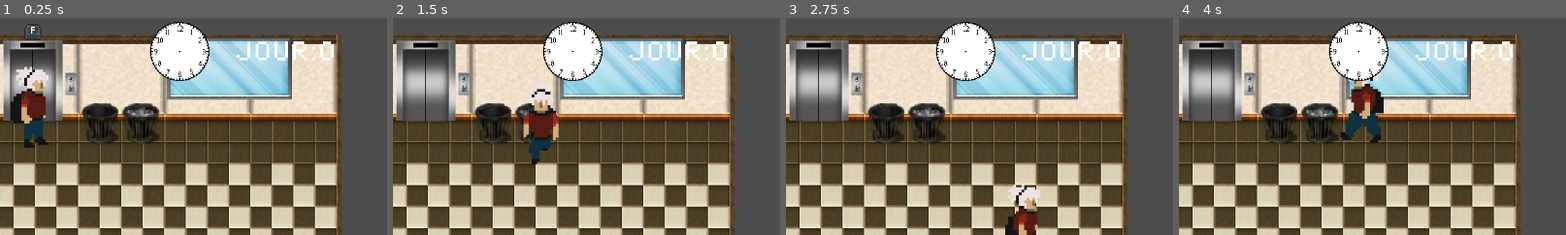
Above: before the commit, frames 1-4 (left to right).
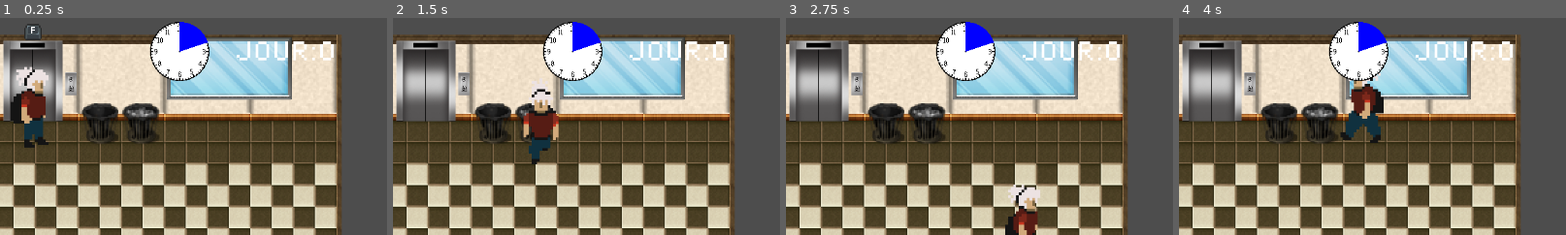
Above: after the commit, the same moments.

Repository: TOUQUI/Court-de-projet
Game: Godot game, scene res://Scene/SceneCorridorM.tscn
Two runs of this game, one before a commit and one after it. Both use one fixed random seed, a clock stepped at 60 frames per second and the inputs below.
Inputs (mouse positions are % of the whole screen's width and height, from its top left):
- Up to frame 1 (0.25 s): no input
- Up to frame 2 (1.5 s): tap Enter at 0.5 s; move the mouse to (72, 45) at 0.52 s; press the mouse at (72, 45) at 0.53 s; hold D (droite) 0.53-1.28 s; move the mouse to (30, 55) at 1.27 s; release the mouse at (30, 55) at 1.28 s; hold S (bas) from 1.28 s (still down); tap Shift (courire) at 1.35 s
- Up to frame 3 (2.75 s): move the mouse to (60, 28) at 2.02 s; release S (bas) at 2.03 s; hold D (droite) from 2.03 s (still down); hold F (interaction) from 2.03 s (still down)
- Up to frame 4 (4 s): move the mouse to (45, 70) at 2.77 s; release D (droite) at 2.78 s; release F (interaction) at 2.78 s; hold W (haut) 2.78-3.53 s; click (45, 70) at 2.85 s; move the mouse to (80, 65) at 3.52 s; hold A (gauche) from 3.53 s (still down); hold Shift (courire) from 3.53 s (still down)
The pictures show only the part of the screen within x 44-94%, y 0-50%; the shares and areas given below are measured in that part.

The runs differ from the first frame. In frame 1, 0.7% of the frame differs, in the area x 46-54%, y 1-16%; in frame 2, 0.7%; in frame 3, 0.7%; in frame 4, 0.7%.

Commit message:
Json
Ajout de la gestion d'un fichier Json.

Diff:
--- /dev/null
+++ b/LeJeu/LeJeu/Données/LesDonnées.json
@@ -0,0 +1,66 @@
+{
+	"Inventaire":{
+		"qtItem1": 0,
+		"qtItem2": 0,
+		"qtItem3": 0
+	},
+	"Mission":{
+		"1": {
+			"Titre": "Mission 1",
+			"Description": "Rendez vous au QG et parlez au png.",
+			"Etat": "Terminé"
+		},
+		"2": {
+			"Titre": "Mission 2",
+			"Description": "Rendez vous au QG et parlez au png.",
+			"Etat": "Terminé"
+		},
+		"3": {
+			"Titre": "Mission 3",
+			"Description": "Rendez vous au QG et parlez au png.",
+			"Etat": "Actuel"
+		},
+		"4": {
+			"Titre": "Mission 4",
+			"Description": "Rendez vous au QG et parlez au png.",
+			"Etat": "AFaire"
+		},
+		"5": {
+			"Titre": "Mission 5",
+			"Description": "Rendez vous au QG et parlez au png.",
+			"Etat": "AFaire"
+		},
+		"6": {
+			"Titre": "Mission 6",
+			"Description": "Rendez vous au QG et parlez au png.",
+			"Etat": "AFaire"
+		},
+		"7": {
+			"Titre": "Mission 7",
+			"Description": "Rendez vous au QG et parlez au png.",
+			"Etat": "AFaire"
+		},
+		"8": {
+			"Titre": "Mission 8",
+			"Description": "Rendez vous au QG et parlez au png.",
+			"Etat": "AFaire"
+		},
+		"9": {
+			"Titre": "Mission 9",
+			"Description": "Rendez vous au QG et parlez au png.",
+			"Etat": "AFaire"
+		},
+		"10": {
+			"Titre": "Mission 10",
+			"Description": "Rendez vous au QG et parlez au png.",
+			"Etat": "AFaire"
+		},
+	},
+	"DataSession":{
+		"nbJour": 0,
+		"argent": 100,
+		"temps": 20,
+		"emplacementJoueur": "QG",
+		"queteActuel": 3
+	}
+}
--- /dev/null
+++ b/LeJeu/LeJeu/Données/SingletonsDonnees.gd
@@ -0,0 +1,31 @@
+extends Node
+
+var dictionaireDesDonnees = {}
+var donneesChemain = "user://LesDonnées.json"
+var dossier
+var convertion
+
+func _ready():
+	dictionaireDesDonnees = ChargerJson(donneesChemain)
+
+func ChargerJson(chemain : String):
+	if FileAccess.file_exists(chemain):
+		dossier = FileAccess.open(chemain, FileAccess.READ)
+		convertion = JSON.parse_string(dossier.get_as_text())
+		if convertion is Dictionary:
+			dossier.close()
+			return convertion
+	else:
+		dossier = FileAccess.open("res://Données/LesDonnées.json", FileAccess.READ)
+		convertion = JSON.parse_string(dossier.get_as_text())
+		dossier.close()
+		dossier = FileAccess.open(donneesChemain, FileAccess.WRITE)
+		dossier.store_string(str(convertion))
+		dossier.close()
+		return convertion
+
+func SauvegarderJson():
+	if FileAccess.file_exists(donneesChemain):
+		dossier = FileAccess.open(donneesChemain, FileAccess.WRITE)
+		dossier.store_string(str(dictionaireDesDonnees))
+		dossier.close()
--- a/LeJeu/LeJeu/Joueur/joueur.gd
+++ b/LeJeu/LeJeu/Joueur/joueur.gd
@@ -8,6 +8,7 @@
 signal joueur_étudie(heure:int)
 signal ajouterItemAcheter(item:int, prix:int)
 signal dormir()
+signal sauvegarder()
 
 static var derniere_emplacement = "vide"
 
@@ -89,3 +90,7 @@
 
 func _on_scene_maison_dormire():
 	dormir.emit()
+
+
+func _on_menu_pause_sauvegarder():
+	sauvegarder.emit()
--- a/LeJeu/LeJeu/Joueur/joueur.tscn
+++ b/LeJeu/LeJeu/Joueur/joueur.tscn
@@ -181,3 +181,4 @@
 [connection signal="ajouterItemAcheter" from="." to="Joueur_interface" method="_on_joueur_ajouter_item_acheter"]
 [connection signal="dormir" from="." to="Joueur_interface" method="_on_joueur_dormir"]
 [connection signal="joueur_étudie" from="." to="Joueur_interface" method="_on_joueur_joueur_étudie"]
+[connection signal="sauvegarder" from="." to="Joueur_interface" method="_on_joueur_sauvegarder"]
--- a/LeJeu/LeJeu/Scene/SceneCaféteria.tscn
+++ b/LeJeu/LeJeu/Scene/SceneCaféteria.tscn
@@ -1,8 +1,9 @@
-[gd_scene load_steps=5 format=3 uid="uid://b244gn2vt2ub5"]
+[gd_scene load_steps=6 format=3 uid="uid://b244gn2vt2ub5"]
 
 [ext_resource type="Script" path="res://Scene/Script/SceneCaféteria.gd" id="1_bas3f"]
 [ext_resource type="PackedScene" uid="uid://b0j3mf6qxgahd" path="res://Carte/CarteScene/MapCaféteria.tscn" id="1_xcnvx"]
 [ext_resource type="PackedScene" uid="uid://tki2apulyx4e" path="res://Joueur/joueur.tscn" id="2_nnqcu"]
+[ext_resource type="PackedScene" uid="uid://i0y3uc5jfcuj" path="res://UI/menu_pause.tscn" id="4_8vdj3"]
 
 [sub_resource type="RectangleShape2D" id="RectangleShape2D_ufqsc"]
 size = Vector2(136, 15)
@@ -24,4 +25,7 @@
 position = Vector2(533, 636)
 shape = SubResource("RectangleShape2D_ufqsc")
 
+[node name="MenuPause" parent="." instance=ExtResource("4_8vdj3")]
+
 [connection signal="body_entered" from="Porte" to="." method="_on_porte_body_entered"]
+[connection signal="sauvegarder" from="MenuPause" to="Joueur" method="_on_menu_pause_sauvegarder"]
--- a/LeJeu/LeJeu/Scene/SceneCorridorD.tscn
+++ b/LeJeu/LeJeu/Scene/SceneCorridorD.tscn
@@ -1,8 +1,9 @@
-[gd_scene load_steps=5 format=3 uid="uid://cni7yxupw65vm"]
+[gd_scene load_steps=6 format=3 uid="uid://cni7yxupw65vm"]
 
 [ext_resource type="Script" path="res://Scene/Script/SceneCorridorD.gd" id="1_4u1rk"]
 [ext_resource type="PackedScene" uid="uid://cd46q6imydlml" path="res://Carte/CarteScene/MapCorridorDroit.tscn" id="1_a1ec1"]
 [ext_resource type="PackedScene" uid="uid://tki2apulyx4e" path="res://Joueur/joueur.tscn" id="3_6k4ns"]
+[ext_resource type="PackedScene" uid="uid://i0y3uc5jfcuj" path="res://UI/menu_pause.tscn" id="4_iumqj"]
 
 [sub_resource type="RectangleShape2D" id="RectangleShape2D_wgyxe"]
 size = Vector2(28.5, 35)
@@ -22,4 +23,7 @@
 position = Vector2(-500, -39)
 shape = SubResource("RectangleShape2D_wgyxe")
 
+[node name="MenuPause" parent="." instance=ExtResource("4_iumqj")]
+
 [connection signal="body_entered" from="DversM" to="." method="_on_area_2d_body_entered"]
+[connection signal="sauvegarder" from="MenuPause" to="Joueur" method="_on_menu_pause_sauvegarder"]
--- a/LeJeu/LeJeu/Scene/SceneCorridorG.tscn
+++ b/LeJeu/LeJeu/Scene/SceneCorridorG.tscn
@@ -1,10 +1,11 @@
-[gd_scene load_steps=7 format=3 uid="uid://craclmnlie7r2"]
+[gd_scene load_steps=8 format=3 uid="uid://craclmnlie7r2"]
 
 [ext_resource type="PackedScene" uid="uid://cbxdr0j5c4kp4" path="res://Carte/CarteScene/MapCorridorGauche.tscn" id="1_6uowg"]
 [ext_resource type="PackedScene" uid="uid://tki2apulyx4e" path="res://Joueur/joueur.tscn" id="2_3do27"]
 [ext_resource type="Script" path="res://Scene/Script/SceneCorridorG.gd" id="2_4m6uy"]
 [ext_resource type="PackedScene" uid="uid://bsltifq07i8ur" path="res://Carte/CarteScene/tuile_ecole.tscn" id="2_gyu4w"]
 [ext_resource type="PackedScene" uid="uid://d1w7whsgxptuv" path="res://Carte/Porte_bleu.tscn" id="4_3wy15"]
+[ext_resource type="PackedScene" uid="uid://i0y3uc5jfcuj" path="res://UI/menu_pause.tscn" id="6_ndty4"]
 
 [sub_resource type="RectangleShape2D" id="RectangleShape2D_601ba"]
 size = Vector2(26, 20)
@@ -30,4 +31,7 @@
 position = Vector2(253, -18)
 shape = SubResource("RectangleShape2D_601ba")
 
+[node name="MenuPause" parent="." index="12" instance=ExtResource("6_ndty4")]
+
 [connection signal="body_entered" from="CGversCM" to="." method="_on_c_gvers_cm_body_entered"]
+[connection signal="sauvegarder" from="MenuPause" to="Joueur" method="_on_menu_pause_sauvegarder"]
--- a/LeJeu/LeJeu/Scene/SceneCorridorM.tscn
+++ b/LeJeu/LeJeu/Scene/SceneCorridorM.tscn
@@ -8,6 +8,7 @@
 [ext_resource type="Texture2D" uid="uid://idnl1hauh4uk" path="res://UI/Keyboard Letters and Symbols.png" id="6_ukd4l"]
 [ext_resource type="PackedScene" uid="uid://c81mpte26ou7w" path="res://UI/tuile_boite_de_texte.tscn" id="7_8cq34"]
 [ext_resource type="FontFile" uid="uid://dk537wexvu7ax" path="res://UI/SFPixelate.ttf" id="8_no73l"]
+[ext_resource type="PackedScene" uid="uid://i0y3uc5jfcuj" path="res://UI/menu_pause.tscn" id="9_awgta"]
 
 [sub_resource type="RectangleShape2D" id="RectangleShape2D_ahvnn"]
 size = Vector2(40, 69)
@@ -115,6 +116,8 @@
 offset_bottom = 441.0
 text = "Retour"
 
+[node name="MenuPause" parent="." instance=ExtResource("9_awgta")]
+
 [connection signal="body_entered" from="CMversCG" to="." method="_on_c_mvers_cg_body_entered"]
 [connection signal="body_entered" from="CMversCG" to="CMversCG" method="_on_body_entered"]
 [connection signal="body_entered" from="CMversCD" to="CMversCD" method="_on_body_entered"]
@@ -125,3 +128,4 @@
 [connection signal="pressed" from="MenuDeplacement/btnChambre" to="." method="_on_btn_chambre_pressed"]
 [connection signal="pressed" from="MenuDeplacement/btnCafeteria" to="." method="_on_btn_cafeteria_pressed"]
 [connection signal="pressed" from="MenuDeplacement/btnRetour" to="." method="_on_btn_retour_pressed"]
+[connection signal="sauvegarder" from="MenuPause" to="Joueur" method="_on_menu_pause_sauvegarder"]
--- a/LeJeu/LeJeu/Scene/SceneMaison.tscn
+++ b/LeJeu/LeJeu/Scene/SceneMaison.tscn
@@ -7,6 +7,7 @@
 [ext_resource type="Texture2D" uid="uid://c555jrgjye41k" path="res://UI/noir.png" id="5_rbsva"]
 [ext_resource type="PackedScene" uid="uid://c81mpte26ou7w" path="res://UI/tuile_boite_de_texte.tscn" id="6_ddkfj"]
 [ext_resource type="FontFile" uid="uid://dk537wexvu7ax" path="res://UI/SFPixelate.ttf" id="7_yp376"]
+[ext_resource type="PackedScene" uid="uid://i0y3uc5jfcuj" path="res://UI/menu_pause.tscn" id="8_6wxvl"]
 
 [sub_resource type="RectangleShape2D" id="RectangleShape2D_fxjw3"]
 size = Vector2(91, 10)
@@ -149,9 +150,12 @@
    (le frigidaire est vide)"
 label_settings = SubResource("LabelSettings_s1rx1")
 
+[node name="MenuPause" parent="." instance=ExtResource("8_6wxvl")]
+
 [connection signal="body_entered" from="Porte" to="." method="_on_porte_body_entered"]
 [connection signal="body_entered" from="Lit" to="." method="_on_lit_body_entered"]
 [connection signal="body_exited" from="Lit" to="." method="_on_lit_body_exited"]
 [connection signal="timeout" from="Chrono2_4" to="." method="_on_chrono_2_4_timeout"]
 [connection signal="body_entered" from="Frigidaire" to="." method="_on_frigidaire_body_entered"]
 [connection signal="body_exited" from="Frigidaire" to="." method="_on_frigidaire_body_exited"]
+[connection signal="sauvegarder" from="MenuPause" to="Joueur" method="_on_menu_pause_sauvegarder"]
--- a/LeJeu/LeJeu/Scene/SceneQG.tscn
+++ b/LeJeu/LeJeu/Scene/SceneQG.tscn
@@ -1,9 +1,10 @@
-[gd_scene load_steps=6 format=3 uid="uid://c0f5a110cjy4l"]
+[gd_scene load_steps=7 format=3 uid="uid://c0f5a110cjy4l"]
 
 [ext_resource type="PackedScene" uid="uid://b4mhspjuk24a1" path="res://Carte/CarteScene/MapLeQG.tscn" id="1_8t3ys"]
 [ext_resource type="PackedScene" uid="uid://tki2apulyx4e" path="res://Joueur/joueur.tscn" id="2_oyjer"]
 [ext_resource type="Script" path="res://Scene/Script/SceneQG.gd" id="2_sxefa"]
 [ext_resource type="Script" path="res://Scene/Script/QGversCG.gd" id="3_461v8"]
+[ext_resource type="PackedScene" uid="uid://i0y3uc5jfcuj" path="res://UI/menu_pause.tscn" id="5_ssd4w"]
 
 [sub_resource type="RectangleShape2D" id="RectangleShape2D_ctrqr"]
 size = Vector2(37, 20)
@@ -42,5 +43,8 @@
 position = Vector2(-18.5, 3.5)
 scale = Vector2(1, 1)
 
+[node name="MenuPause" parent="." index="23" instance=ExtResource("5_ssd4w")]
+
 [connection signal="acheter" from="Vendeur_du_QG" to="Joueur" method="_on_vendeur_du_qg_acheter"]
 [connection signal="body_entered" from="Area2D" to="." method="_on_area_2d_body_entered"]
+[connection signal="sauvegarder" from="MenuPause" to="Joueur" method="_on_menu_pause_sauvegarder"]
--- a/LeJeu/LeJeu/UI/joueur_interface.gd
+++ b/LeJeu/LeJeu/UI/joueur_interface.gd
@@ -2,9 +2,10 @@
 
 static var temps = 0
 static var jour = 0
-static var argent = 100
+static var argent = 0
 var inventaireOuvert = false
 var emplacementDansLivre = ""
+static var enJeu = false
 
 
 static var inventaire =[
@@ -22,9 +23,10 @@
 func _ready():
 	$Livre/SpriteLivre.visible = false
 	$Livre/LivreOuvertureFermeture.visible = false
-	$Horloge/TextureProgressBar.value = temps
+	ChargerDonnees()
 	chargerQuantiéInventaire()
 	chargerJour()
+	chargerTemps()
 
 func _input(event):
 	if event.is_action_pressed("Inventaire"):
@@ -40,6 +42,25 @@
 			$Livre/LivreOuvertureFermeture.visible = true
 			$Livre/SpriteLivre/Inventaire.visible = false
 			$Livre/LivreOuvertureFermeture/AnimationLiverFetO.play("Fermeture")
+
+func ChargerDonnees():
+	if !enJeu:
+		enJeu = true
+		inventaire[0].quantité = SingletonsDonnees.dictionaireDesDonnees["Inventaire"].qtItem1
+		inventaire[1].quantité = SingletonsDonnees.dictionaireDesDonnees["Inventaire"].qtItem2
+		inventaire[2].quantité = SingletonsDonnees.dictionaireDesDonnees["Inventaire"].qtItem3
+		jour = SingletonsDonnees.dictionaireDesDonnees["DataSession"].nbJour
+		argent = SingletonsDonnees.dictionaireDesDonnees["DataSession"].argent
+		temps = SingletonsDonnees.dictionaireDesDonnees["DataSession"].temps
+
+func SauvegarderDonnees():
+	SingletonsDonnees.dictionaireDesDonnees["Inventaire"].qtItem1 = inventaire[0].quantité
+	SingletonsDonnees.dictionaireDesDonnees["Inventaire"].qtItem2 = inventaire[1].quantité
+	SingletonsDonnees.dictionaireDesDonnees["Inventaire"].qtItem3 = inventaire[2].quantité
+	SingletonsDonnees.dictionaireDesDonnees["DataSession"].nbJour = jour
+	SingletonsDonnees.dictionaireDesDonnees["DataSession"].argent = argent
+	SingletonsDonnees.dictionaireDesDonnees["DataSession"].temps = temps
+	SingletonsDonnees.SauvegarderJson()
 
 func _on_joueur_joueur_étudie(heure):
 	if temps <= 80:
@@ -110,6 +131,7 @@
 	temps = 0
 	chargerJour()
 	chargerTemps()
+	SauvegarderDonnees()
 
 
 func _on_btn_consomer_item_1_pressed():
@@ -118,3 +140,7 @@
 		inventaire[0].quantité = inventaire[0].quantité - 1
 		chargerQuantiéInventaire()
 		chargerTemps()
+
+
+func _on_joueur_sauvegarder():
+	SauvegarderDonnees()
--- a/LeJeu/LeJeu/UI/joueur_interface.tscn
+++ b/LeJeu/LeJeu/UI/joueur_interface.tscn
@@ -197,6 +197,7 @@
 flat = true
 
 [node name="Inventaire" type="Node2D" parent="Livre/SpriteLivre"]
+visible = false
 
 [node name="Tuile_boite_de_texte" parent="Livre/SpriteLivre/Inventaire" instance=ExtResource("10_r4535")]
 layer_0/tile_data = PackedInt32Array(-327675, 1, 10, -262139, 1, 11, -327674, 65537, 10, -262138, 65537, 11, -327673, 1 …(5185 unchanged characters)…
@@ -295,6 +296,8 @@
 offset_bottom = 167.0
 text = "Consomer"
 
+[node name="Quête" type="Node2D" parent="Livre/SpriteLivre"]
+
 [node name="LivreOuvertureFermeture" type="Sprite2D" parent="Livre"]
 visible = false
 texture_filter = 1
--- /dev/null
+++ b/LeJeu/LeJeu/UI/menu_pause.gd
@@ -0,0 +1,25 @@
+extends Node2D
+
+signal sauvegarder()
+
+func _ready():
+	$Menu.visible = false
+
+func _input(event):
+	if event.is_action_pressed("ui_cancel"):
+		if $Menu.visible == false:
+			$Menu.visible = true
+		else:
+			$Menu.visible = false
+
+
+func _on_btn_menu_pressed():
+	pass
+
+
+func _on_btn_sauvegarder_button_down():
+	sauvegarder.emit()
+
+
+func _on_btn_retour_button_down():
+	$Menu.visible = false
--- /dev/null
+++ b/LeJeu/LeJeu/UI/menu_pause.tscn
@@ -0,0 +1,48 @@
+[gd_scene load_steps=3 format=3 uid="uid://i0y3uc5jfcuj"]
+
+[ext_resource type="Script" path="res://UI/menu_pause.gd" id="1_fueqk"]
+[ext_resource type="Texture2D" uid="uid://c555jrgjye41k" path="res://UI/noir.png" id="1_jtk68"]
+
+[node name="MenuPause" type="Node2D"]
+script = ExtResource("1_fueqk")
+
+[node name="Menu" type="CanvasLayer" parent="."]
+
+[node name="ArrièrePlan" type="Sprite2D" parent="Menu"]
+self_modulate = Color(1, 1, 1, 0.286275)
+position = Vector2(553, 320)
+scale = Vector2(1414, 880)
+texture = ExtResource("1_jtk68")
+
+[node name="btnMenu" type="Button" parent="Menu"]
+anchors_preset = 8
+anchor_left = 0.5
+anchor_top = 0.5
+anchor_right = 0.5
+anchor_bottom = 0.5
+offset_left = -103.0
+offset_top = -86.0
+offset_right = 104.0
+offset_bottom = -36.0
+grow_horizontal = 2
+grow_vertical = 2
+text = "Menu
+"
+
+[node name="btnSauvegarder" type="Button" parent="Menu"]
+offset_left = 473.0
+offset_top = 298.0
+offset_right = 680.0
+offset_bottom = 349.0
+text = "Sauvegarder"
+
+[node name="btnRetour" type="Button" parent="Menu"]
+offset_left = 473.0
+offset_top = 359.0
+offset_right = 680.0
+offset_bottom = 409.0
+text = "Retour"
+
+[connection signal="pressed" from="Menu/btnMenu" to="." method="_on_btn_menu_pressed"]
+[connection signal="button_down" from="Menu/btnSauvegarder" to="." method="_on_btn_sauvegarder_button_down"]
+[connection signal="button_down" from="Menu/btnRetour" to="." method="_on_btn_retour_button_down"]
--- a/LeJeu/LeJeu/project.godot
+++ b/LeJeu/LeJeu/project.godot
@@ -14,6 +14,10 @@
 run/main_scene="res://Scene/SceneCorridorM.tscn"
 config/features=PackedStringArray("4.1", "Forward Plus")
 config/icon="res://icon.svg"
+
+[autoload]
+
+SingletonsDonnees="*res://Données/SingletonsDonnees.gd"
 
 [input]
 
Not shown: 1 places in LeJeu/LeJeu/Scene/SceneCorridorM.tscn that only renumber resources
Not shown: 1 places in LeJeu/LeJeu/Scene/SceneMaison.tscn that only renumber resources
Not shown, added: LeJeu/LeJeu/Données/Les227.tmp
Not shown, added: LeJeu/LeJeu/Données/Les2395.tmp
Not shown, added: LeJeu/LeJeu/Données/Les2636.tmp
Not shown, added: LeJeu/LeJeu/Données/LesC742.tmp
Not shown, added: LeJeu/LeJeu/Données/LesE182.tmp
